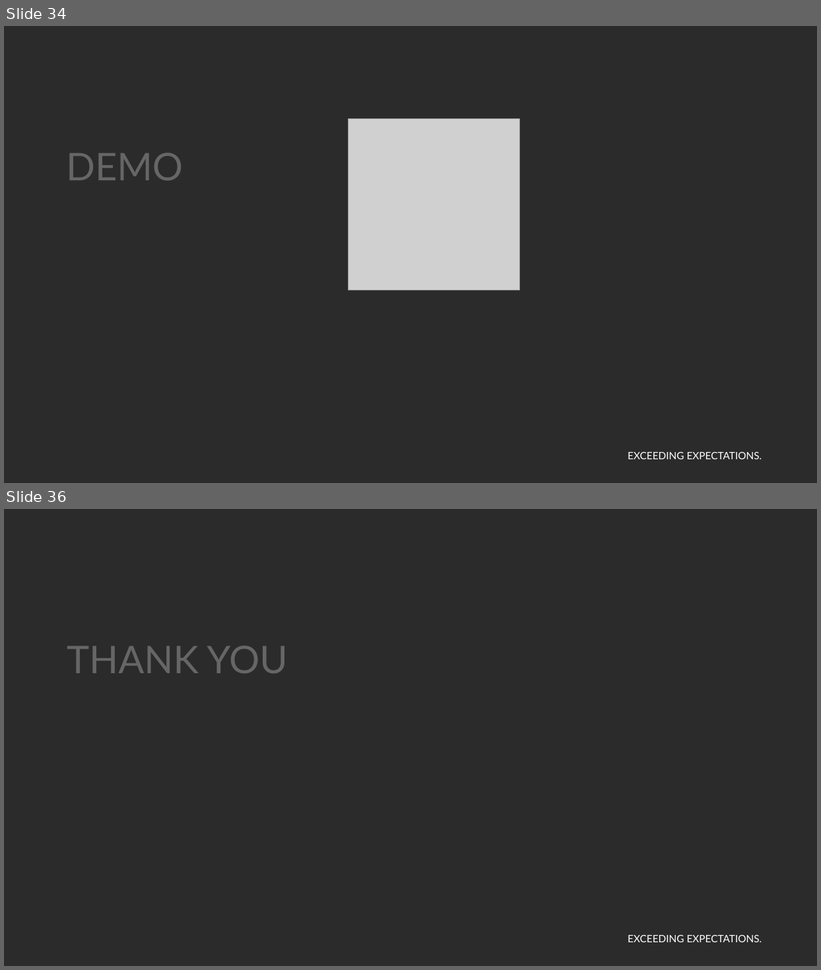
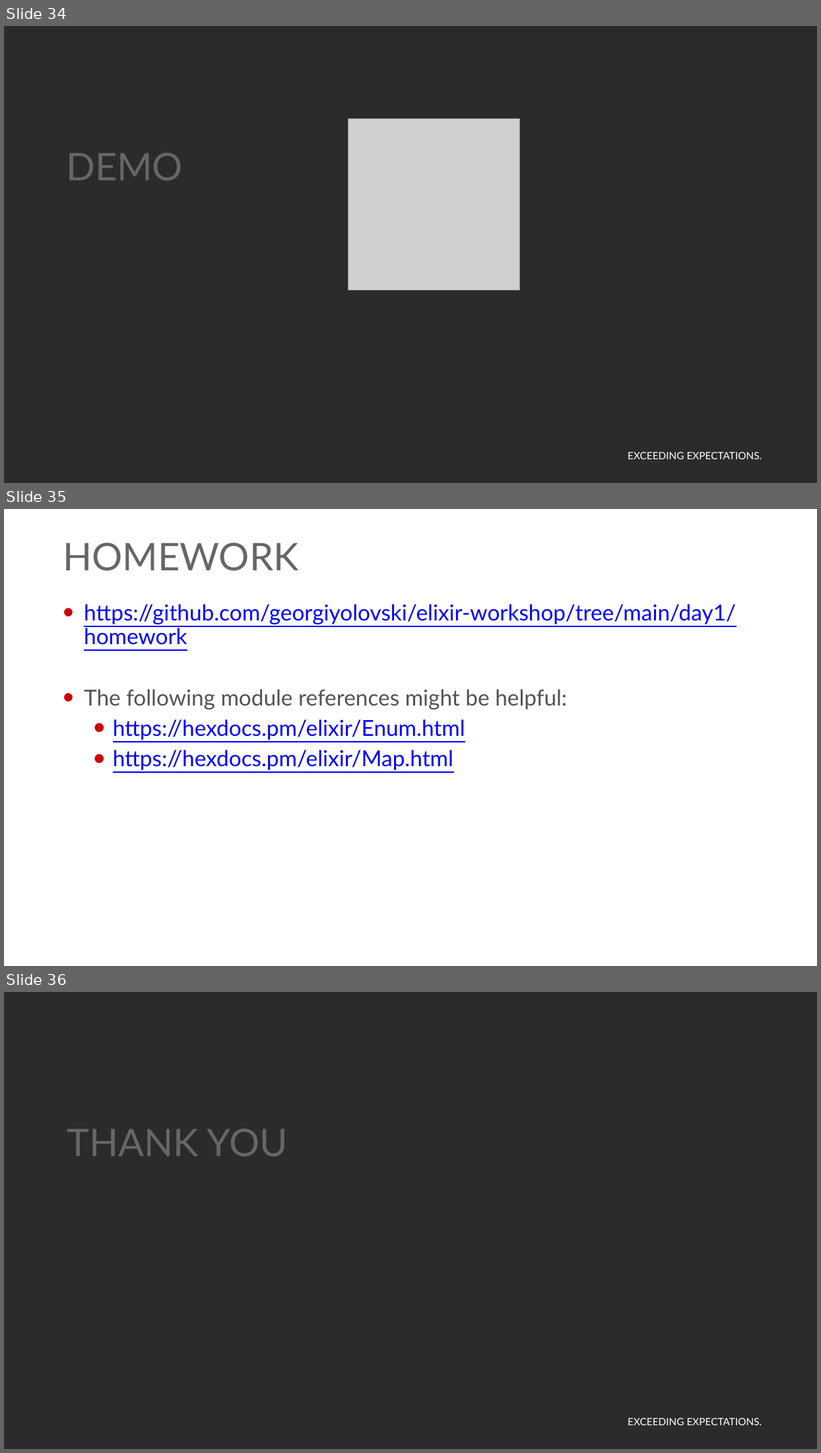
Before and after one commit to georgiyolovski/elixir-workshop, a slide deck: day1/Elixir - Day 1.pptx. Shown one above the other, each under a label of ours: slides 34 and 36 before the commit, slides 34, 35 and 36 after it; the slides between them are not shown. The pictures are 821x970 and 821x1453 pixels, drawn with LibreOffice and Linux fonts; fonts in the diff are those of the drawing; grey boxes stand for pictures; background and template pictures are left out; a plain dark background stands for a picture behind light text. Boxes give left, top, right and bottom in pixels: in the first picture for what was removed or moved away, otherwise in the second. Text is boxed around its words. In the diff, an @@ line names an element or a change of style, - is before the commit and + after.

Commit message:
Added one more task for homework for day 1

```diff
--- a/day1/Elixir - Day 1.pptx
+++ b/day1/Elixir - Day 1.pptx
@@ slide 35 added at (4,509,817,966), background #FFFFFF; not listed: 1 template element that a slide beside it also shows @@
@@ title added at (63,543,298,571), 45 pt, text #666666 @@
+HOMEWORK
@@ text added at (84,604,736,770), 26 pt, text #0000FF, underline @@
+• https://github.com/georgiyolovski/elixir-workshop/tree/main/day1/homework
+• The following module references might be helpful:
+  • https://hexdocs.pm/elixir/Enum.html
+  • https://hexdocs.pm/elixir/Map.html
```
Also in this commit, not shown: 1 slide removed, 1 other file.
